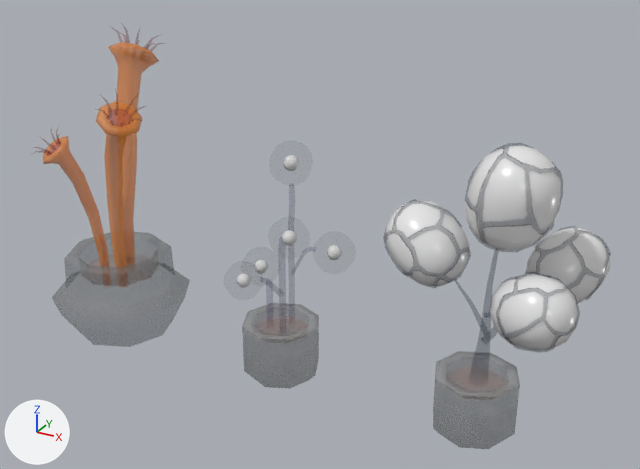
The FBX model Assets/Art/Models/Furniture/Flora/Potted Plants/Exotic Plants.fbx as it was, and as the next commit left it.
Both versions are drawn from a 50 mm camera at (22.99, 19.77, 2.41) aimed at (21.17, 23.09, 0.75). The axes (+X, +Y, +Z) are drawn at lower left. The lights are the same throughout. Where no turn or scale is listed for an object, it has been applied to the vertices. Vertices at the same position are counted once.

Objects in the first picture: 'Plant 4', 'Plant2', 'Plant3'.
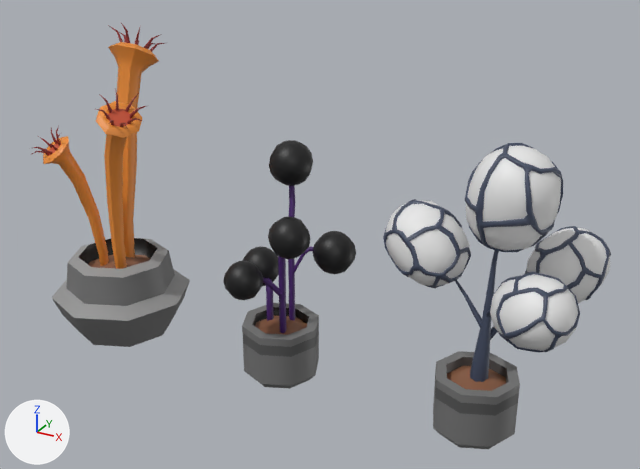
Boxes [x1, y1, x2, y2] around the edits, measured in the pictures (640 x 469 px; the box of a moved part takes in the faces that stretch with it):
'Plant2', reshaped
    before: [384, 146, 610, 397]
    after: [386, 146, 611, 449]
'Plant 4', surface changed, reshaped
    before: [43, 42, 159, 288]
    after: [29, 23, 190, 347]
'Plant3', surface changed
    both: [223, 140, 356, 389]
'Plant2.001', added (blue)
    after: [383, 143, 580, 353]
part 1 of me_cylinder_021, moved or reshaped (not visible before)
    after: [67, 238, 175, 306]
part 2 of me_cylinder_021, surface changed
    after: [52, 238, 190, 347]
part 3 of me_cylinder_002, cut back (blue)
    after: [454, 263, 498, 367]
part 4 of me_cylinder_002, surface changed
    before: [436, 351, 520, 397]
    after: [433, 351, 520, 449]

The change, as a diff of the scene's bpy script:
```diff
--- a/Assets/Art/Models/Furniture/Flora/Potted Plants/Exotic Plants.fbx.py
+++ b/Assets/Art/Models/Furniture/Flora/Potted Plants/Exotic Plants.fbx.py
@@ mat_palette05 @@
 n0 = _N.new('ShaderNodeBsdfPrincipled'); n0.name = 'Principled BSDF'
+n0.inputs[2].default_value = 0.482  # 'Roughness'
 n1 = _N.new('ShaderNodeOutputMaterial'); n1.name = 'Material Output'
@@ mat_palette05 @@
 n2.image = img_palette05_png
-n3 = _N.new('ShaderNodeTexImage'); n3.name = 'Image Texture.001'
-n3.image = img_palette05_png_001
 _L.new(n2.outputs[0], n0.inputs[0])  # 'Color' to 'Base Color'
-_L.new(n3.outputs[0], n0.inputs[4])  # 'Color' to 'Alpha'
 _L.new(n0.outputs[0], n1.inputs[0])  # 'BSDF' to 'Surface'
@@ me_cylinder_021 @@
 # used by ob_plant_4; location = (20.0, 23.0, 0.0)
-me_cylinder_021.from_pydata(...)  # 608 vertices, 583 faces; spans x -0.37..0.39, y -0.37..0.47, z 0.0..1.61
+me_cylinder_021.from_pydata(...)  # 600 vertices, 575 faces; spans x -0.37..0.39, y -0.37..0.47, z 0.0..1.61
+# me_cylinder_021 part 1
+# 16 vertices are removed from x -0.28..0.28, y -0.28..0.28, z 0.43..0.45
+# 24 faces are deleted
+# 8 vertices are added at x -0.26..0.26, y -0.26..0.26, z 0.41
+# 16 new faces join them
+# me_cylinder_021 part 2: 33 kept faces spanning x -0.37..0.37, y -0.37..0.37, z 0.0..0.43 get new texture (UV) coordinates
 me_cylinder_021.materials.append(mat_palette05)
@@ me_cylinder_002 @@
 # used by ob_plant2; location = (21.999, 22.997, 0.009)
-me_cylinder_002.from_pydata(...)  # 2274 vertices, 2778 faces; spans x -0.481..0.443, y -0.385..0.487, z 0.0..1.345
+me_cylinder_002.from_pydata(...)  # 1024 vertices, 1156 faces; spans x -0.471..0.436, y -0.382..0.487, z 0.0..1.345
+# me_cylinder_002 part 3
+# 128 vertices are removed from x -0.109..0.147, y -0.108..0.143, z 0.442..0.728
+# 176 faces are deleted
+# 24 vertices are added at x -0.081..0.104, y -0.068..0.088, z 0.547..0.674
+# 72 new faces join them, mat_palette05 (picture img_palette05_png)
+# me_cylinder_002 part 4: 31 kept faces spanning x -0.191..0.191, y -0.191..0.191, z 0.0..0.291 get new texture (UV) coordinates
 me_cylinder_002.materials.append(mat_palette05)
@@ me_cylinder_001 @@
+me_cylinder_001.from_pydata(...)  # 1146 vertices, 1518 faces; spans x -0.481..0.443, y -0.385..0.221, z 0.629..1.345
+me_cylinder_001.materials.append(mat_palette05)  # picture img_palette05_png
@@ ob_plant2_001 @@
+ob_plant2_001 = bpy.data.objects.new('Plant2.001', me_cylinder_001)
+ob_plant2_001.location = (21.999, 22.997, 0.009)
```
